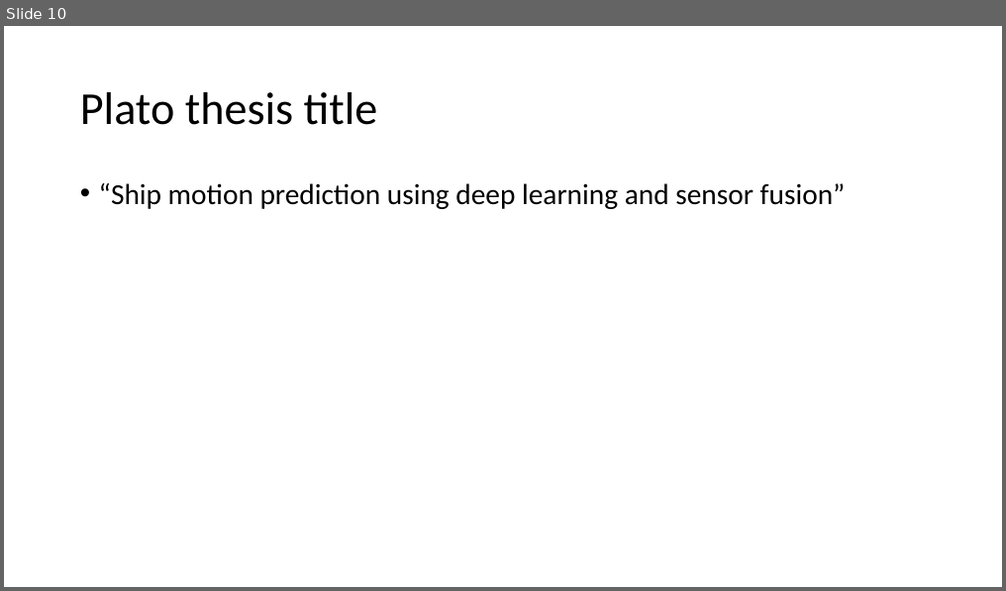
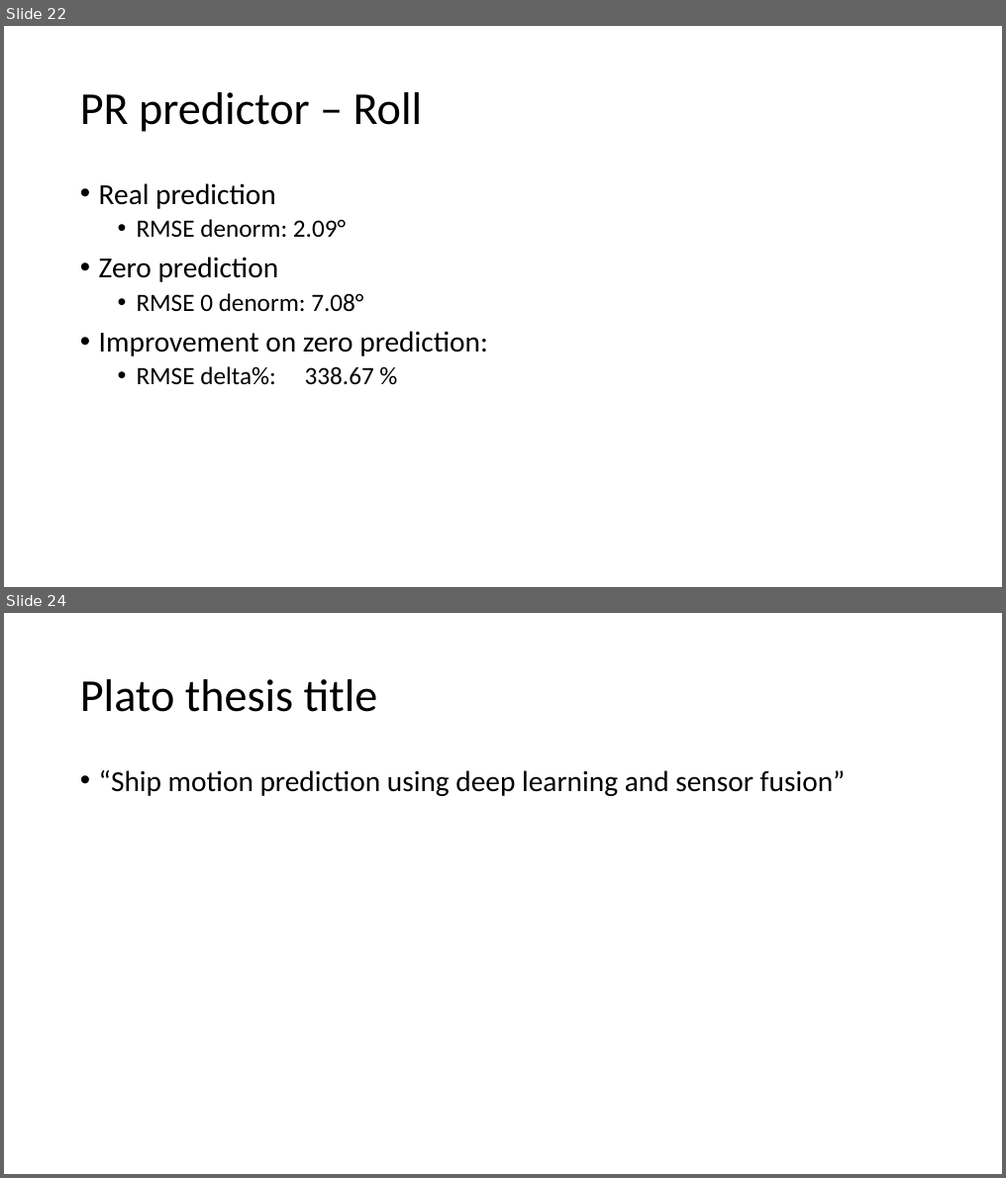
Before and after one commit to lancedw/3D-state-prediction-for-surface-vessels-using-IMU-data-and-images, a slide deck: Documentation/Presentations/Meeting 25-03-22.pptx. Shown one above the other, each under a label of ours: slide 10 before the commit, slides 22 and 24 after it; the slides between them are not shown. The pictures are 1006x591 and 1006x1178 pixels, drawn with LibreOffice and Linux fonts; fonts in the diff are those of the drawing. Boxes give left, top, right and bottom in pixels: in the first picture for what was removed or moved away, otherwise in the second. Text is boxed around its words. In the diff, an @@ line names an element or a change of style, - is before the commit and + after.

```diff
--- a/Documentation/Presentations/Meeting 25-03-22.pptx
+++ b/Documentation/Presentations/Meeting 25-03-22.pptx
@@ slide 22 added at (4, 26, 1002, 587), background #FFFFFF @@
@@ title added at (80, 92, 423, 132), 44 pt, text #000000 @@
+PR predictor – Roll
@@ text added at (99, 183, 488, 385), 28 pt, text #000000 @@
+• Real prediction
+  • RMSE denorm: 2.09°
+• Zero prediction
+  • RMSE 0 denorm: 7.08°
+• Improvement on zero prediction:
+  • RMSE delta%: 338.67 %
@@ what was slide 10 is now slide 24 @@
```
Also in this commit, not shown: 2 slides changed, 13 other slides added, 9 other files.
